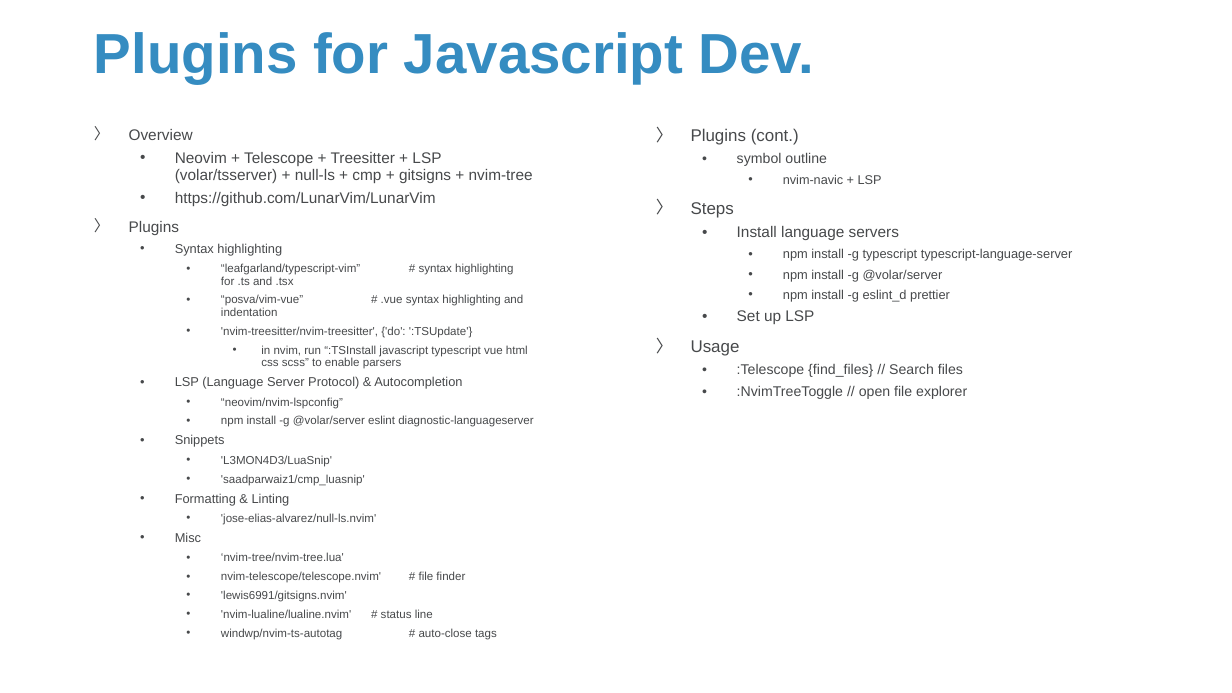
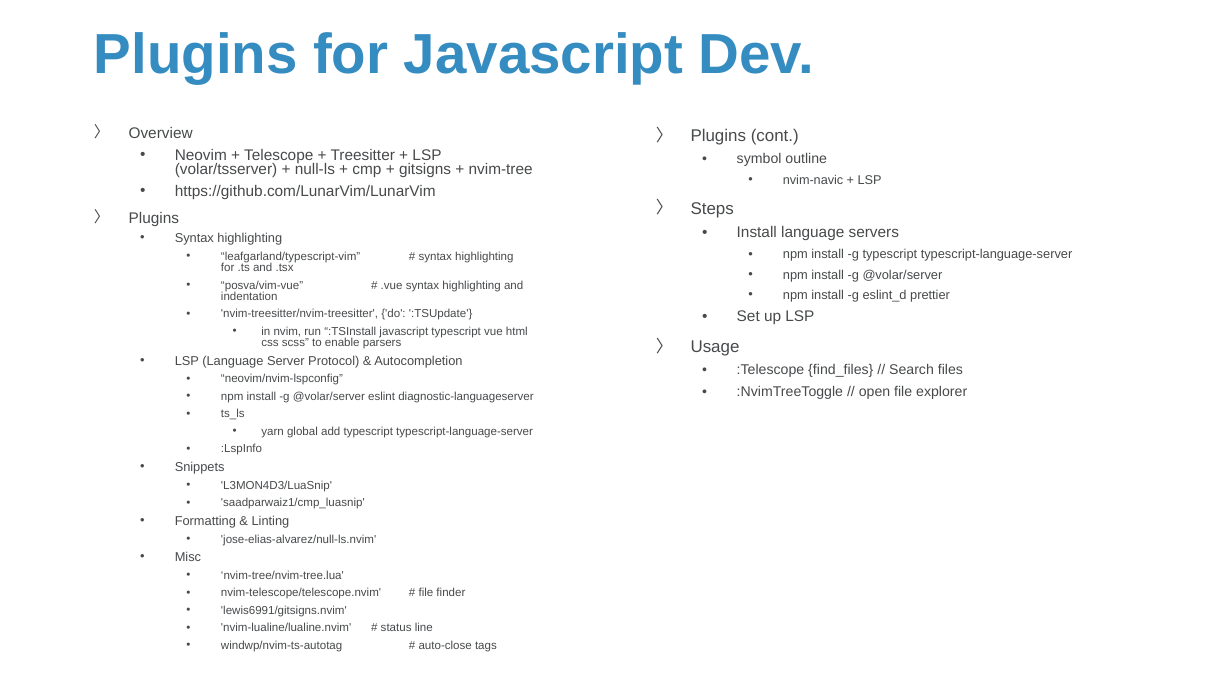
Before and after one commit to Sparks-Lu/TechNotes, a slide deck: slide 42 of Linux/Linux_Notes.pptx (slide 35 before the commit). Drawn at 1232x693 pixels with LibreOffice and Linux fonts; fonts in the diff are those of the drawing; background and template pictures are left out. Boxes give left, top, right and bottom in pixels: in the first picture for what was removed or moved away, otherwise in the second. Text is boxed around its words. In the diff, an @@ line names an element or a change of style, - is before the commit and + after.

```diff
--- a/Linux/Linux_Notes.pptx
+++ b/Linux/Linux_Notes.pptx
@@ text at [129,127,533,652]: line spacing 0.9 to 0.8 @@
@@ text at [221,408,533,455]: paragraphs added @@
+    • ts_ls
+      • yarn global add typescript typescript-language-server
+    • :LspInfo
```
Also in this commit, not shown: 18 other slides changed, 11 slides added, 16 other files.
